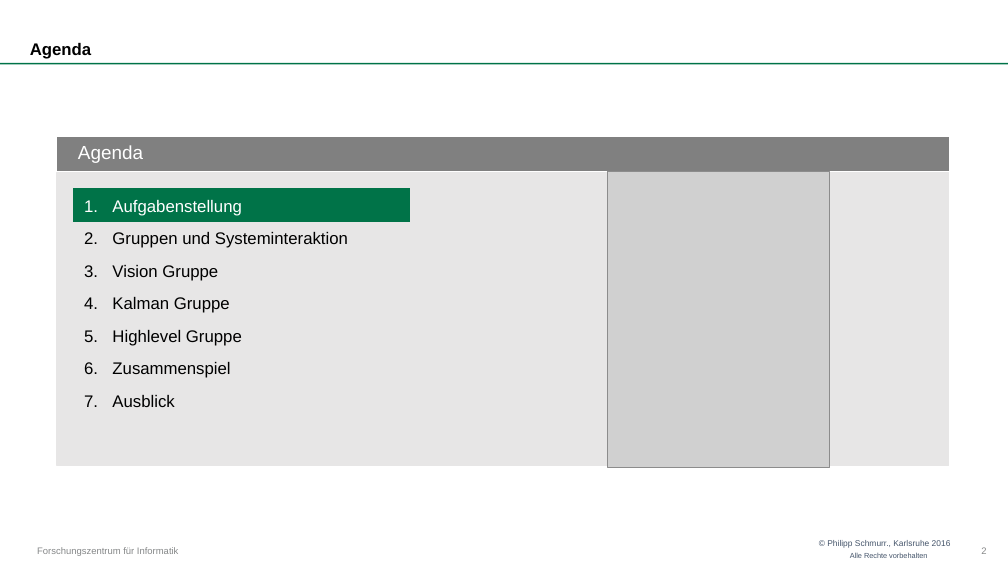
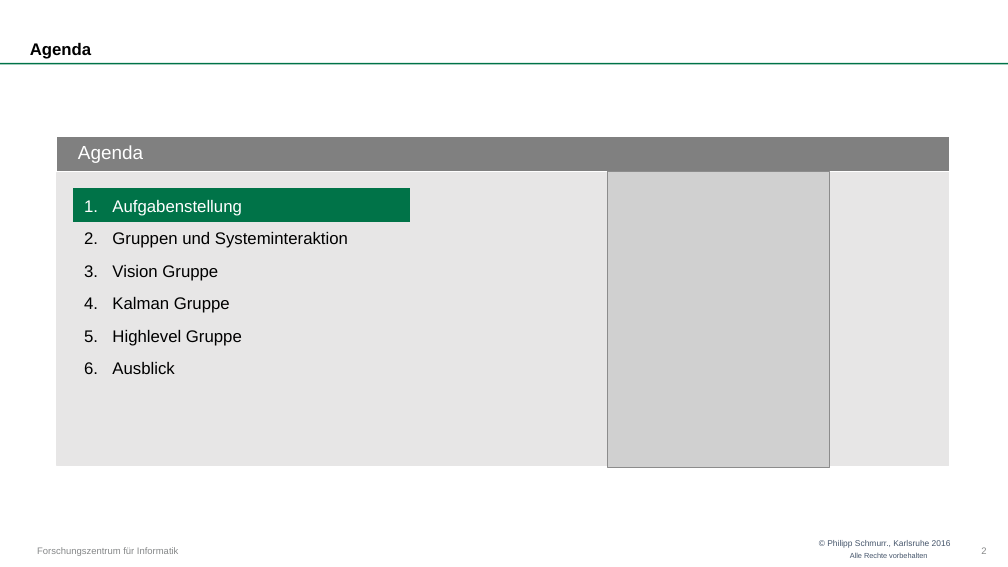
Before and after one commit to OtonoKakuei/robprak1516-documentation, a slide deck: slide 2 of robprak1516-presentation.pptx. Drawn at 1008x567 pixels with LibreOffice and Linux fonts; fonts in the diff are those of the drawing; grey boxes stand for pictures; background and template pictures are left out. Boxes give left, top, right and bottom in pixels: in the first picture for what was removed or moved away, otherwise in the second. Text is boxed around its words. In the diff, an @@ line names an element or a change of style, - is before the commit and + after.

```diff
--- a/robprak1516-presentation.pptx
+++ b/robprak1516-presentation.pptx
@@ text at (112, 362, 230, 378): paragraph removed @@
-6. Zusammenspiel
```
Also in this commit, not shown: 1 other slide changed, 15 slides added, 1 other file.
